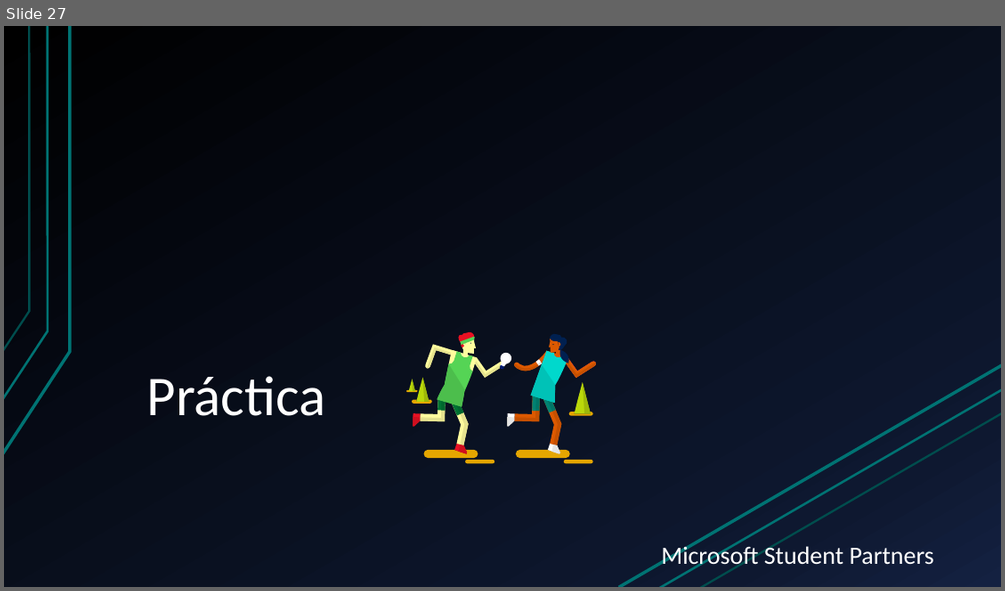
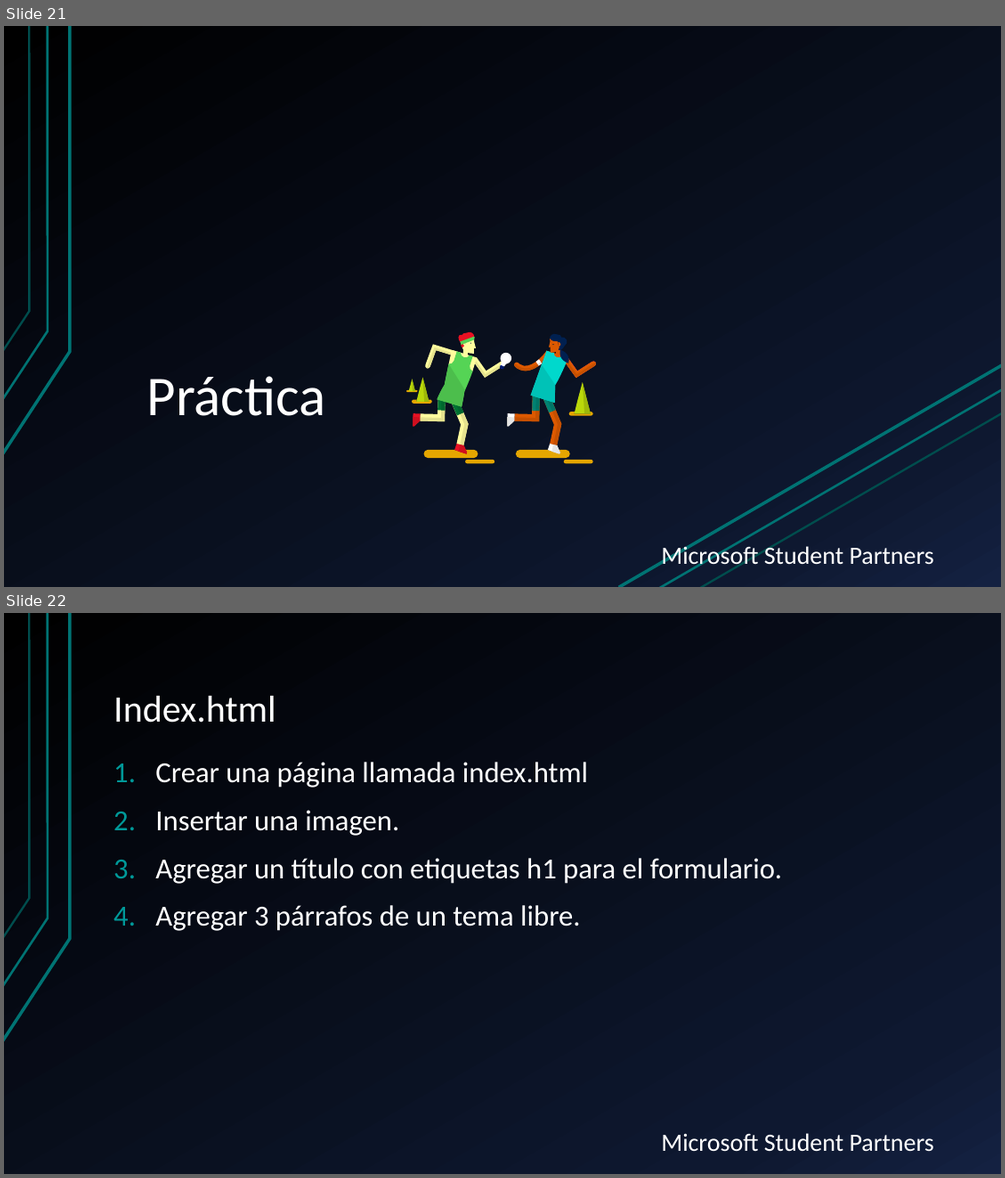
Before and after one commit to ccasbre27/Desarrollo-web-LAP, a slide deck: Semana 3/s03.ppsx. Shown one above the other, each under a label of ours: slide 27 before the commit, slides 21 and 22 after it. The pictures are 1005x591 and 1005x1178 pixels, drawn with LibreOffice and Linux fonts; fonts in the diff are those of the drawing; background and template pictures are left out. Boxes give left, top, right and bottom in pixels: in the first picture for what was removed or moved away, otherwise in the second. Text is boxed around its words. In the diff, an @@ line names an element or a change of style, - is before the commit and + after.

```diff
--- a/Semana 3/s03.ppsx
+++ b/Semana 3/s03.ppsx
@@ slide 22 added at (4, 613, 1001, 1174), background gradient #000000 to #0F1931 to #142242; not listed: 4 template elements that a slide beside it also shows @@
@@ title added at (113, 696, 276, 722), 36 pt, text #FFFFFF @@
+Index.html
@@ text added at (155, 762, 782, 931), 28 pt, text #FFFFFF @@
+1. Crear una página llamada index.html
+2. Insertar una imagen.
+3. Agregar un título con etiquetas h1 para el formulario.
+4. Agregar 3 párrafos de un tema libre.
@@ what was slide 27 is now slide 21 @@
```
Also in this commit, not shown: 1 slide changed, 6 slides removed.
